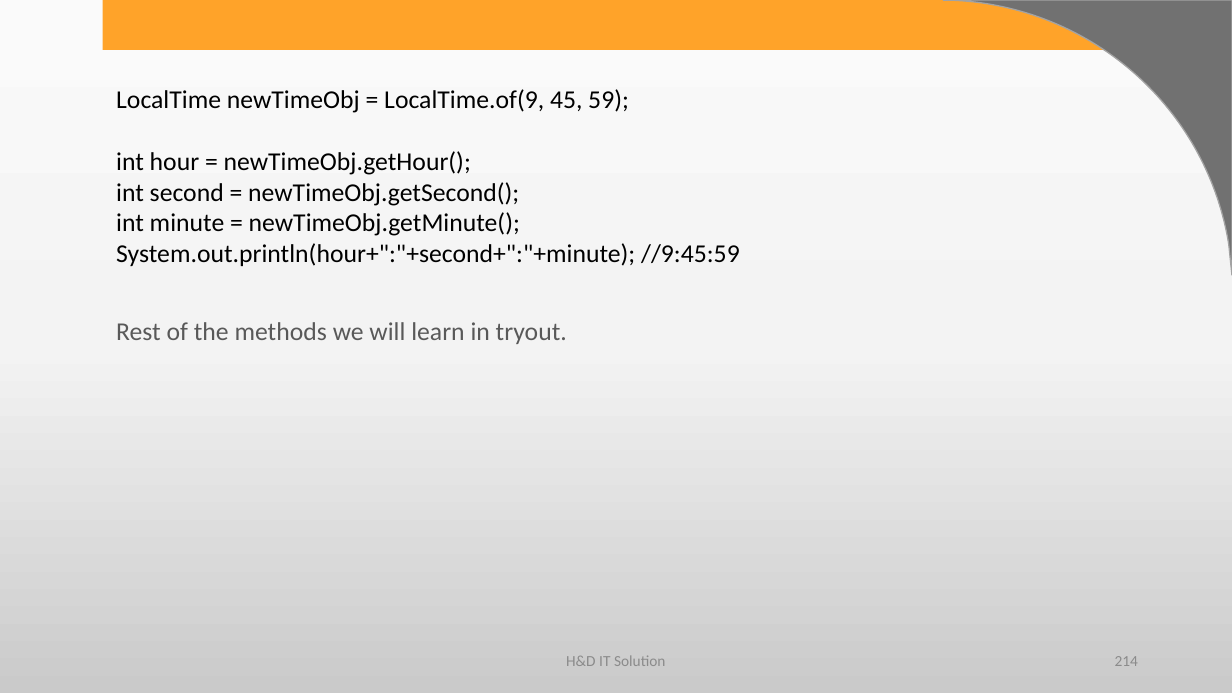
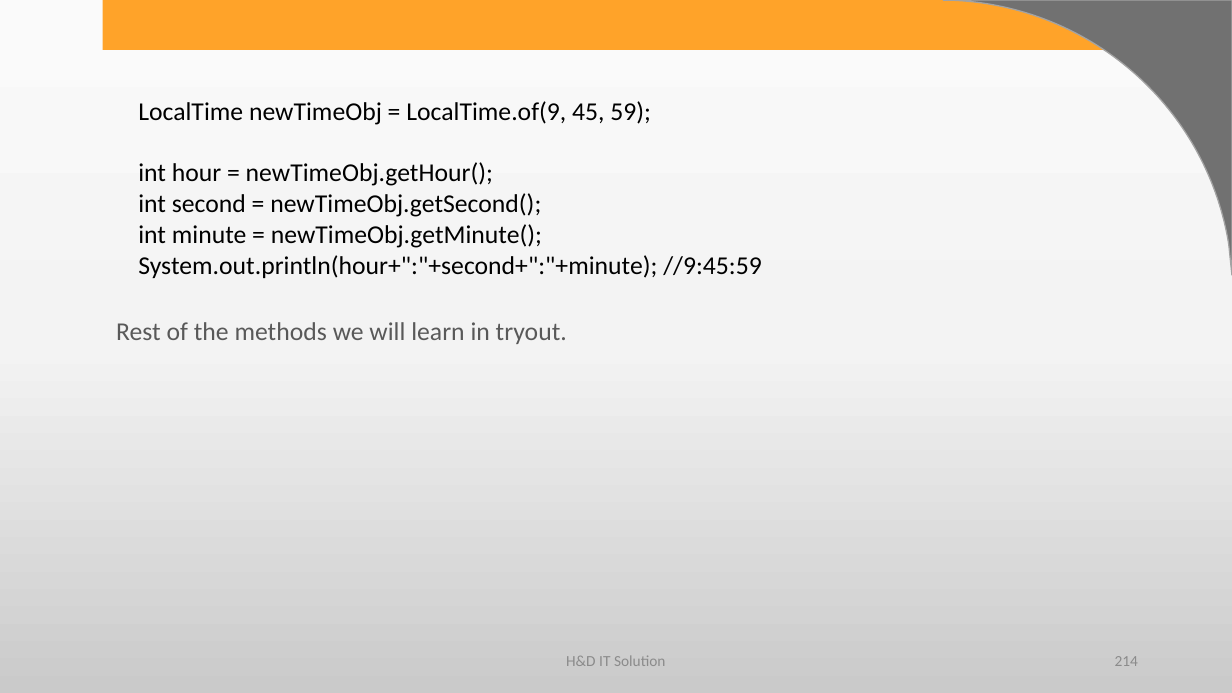
Before and after one commit to harshadasawant/infinite_code, a slide deck: slide 214 of ppt/JAVA syllabus.pptx. Drawn at 1232x693 pixels with LibreOffice and Linux fonts; fonts in the diff are those of the drawing; background and template pictures are left out. Boxes give left, top, right and bottom in pixels: in the first picture for what was removed or moved away, otherwise in the second. Text is boxed around its words. In the diff, an @@ line names an element or a change of style, - is before the commit and + after.

Commit message:
Date Time and static

```diff
--- a/ppt/JAVA syllabus.pptx
+++ b/ppt/JAVA syllabus.pptx
@@ text "LocalTime newTimeObj = LocalTime.of(9, 45, ..." moved from (x1=116, y1=89, x2=740, y2=266) to (x1=138, y1=101, x2=762, y2=278) @@
```
Also in this commit, not shown: 1 other slide changed, 33 other files.
